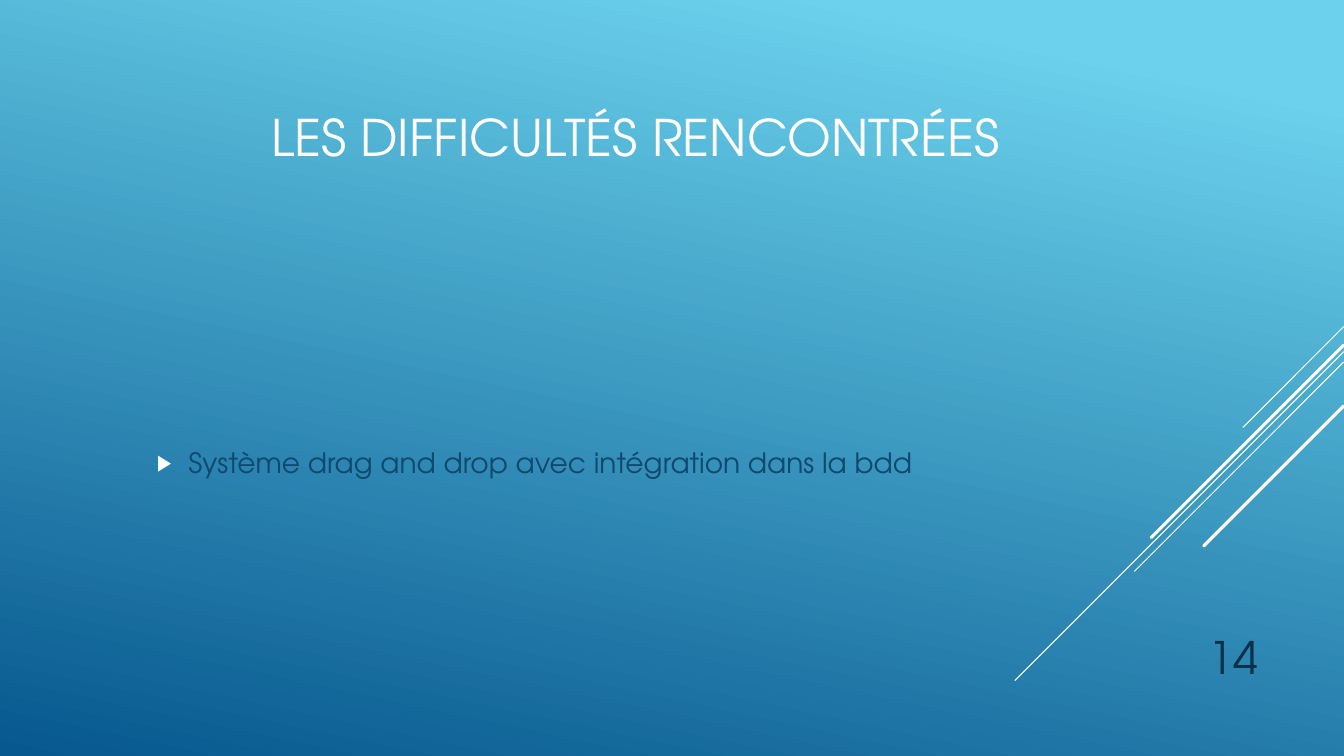
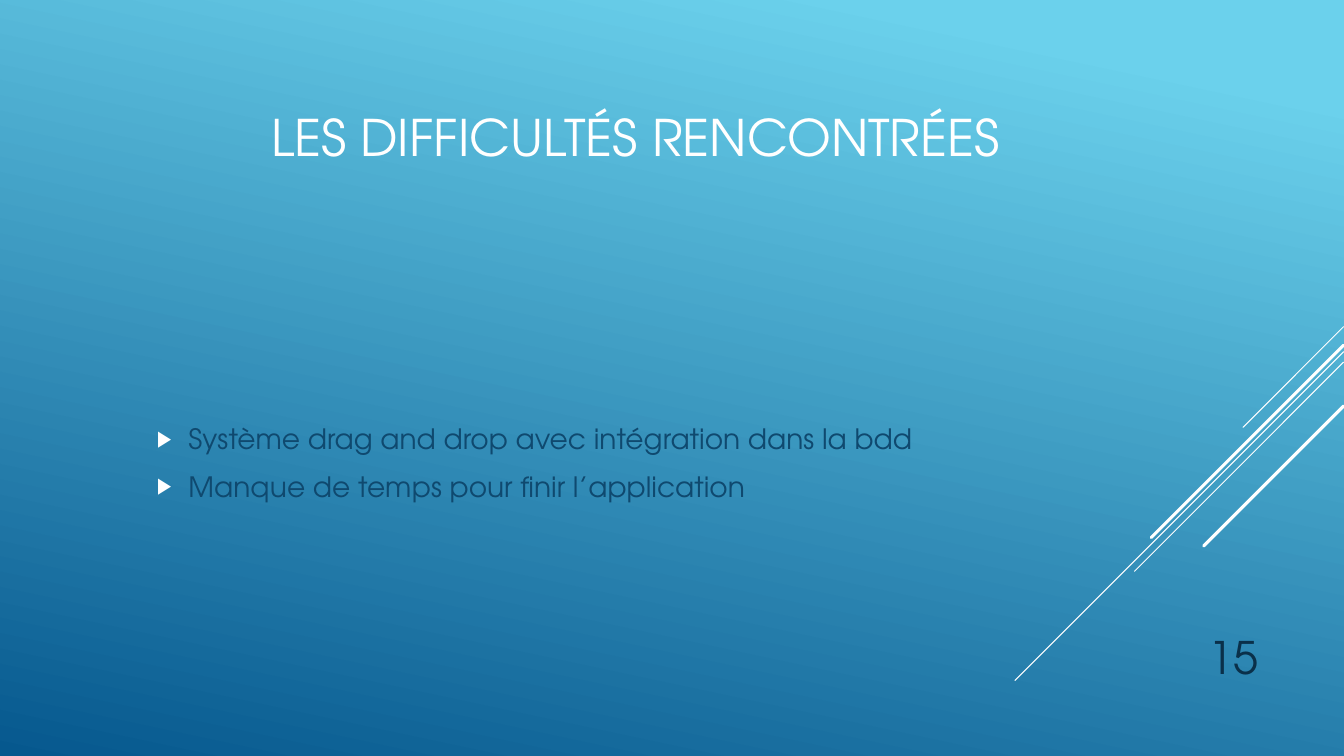
Before and after one commit to abarny/PTDawinSujet13, a slide deck: slide 15 of TeamShare.pptx (slide 14 before the commit). Drawn at 1344x756 pixels with LibreOffice and Linux fonts; fonts in the diff are those of the drawing. Boxes give left, top, right and bottom in pixels: in the first picture for what was removed or moved away, otherwise in the second. Text is boxed around its words. In the diff, an @@ line names an element or a change of style, - is before the commit and + after.

```diff
--- a/TeamShare.pptx
+++ b/TeamShare.pptx
@@ text at (188,476,745,502): paragraph added @@
+▶ Manque de temps pour finir l’application
@@ page number at (1209,641,1259,675): text changed @@
-14
+15
```
Also in this commit, not shown: 5 other slides changed, 1 slide added, 2 other files.
